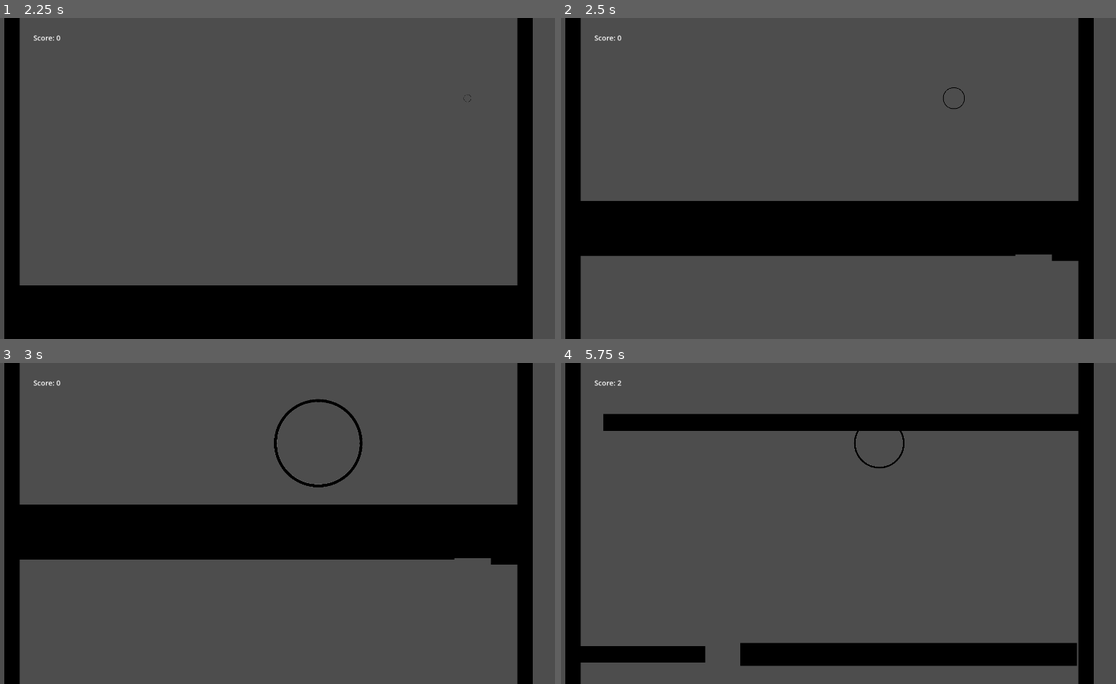
Above: before the commit, frames 1-4 (two rows, left to right).
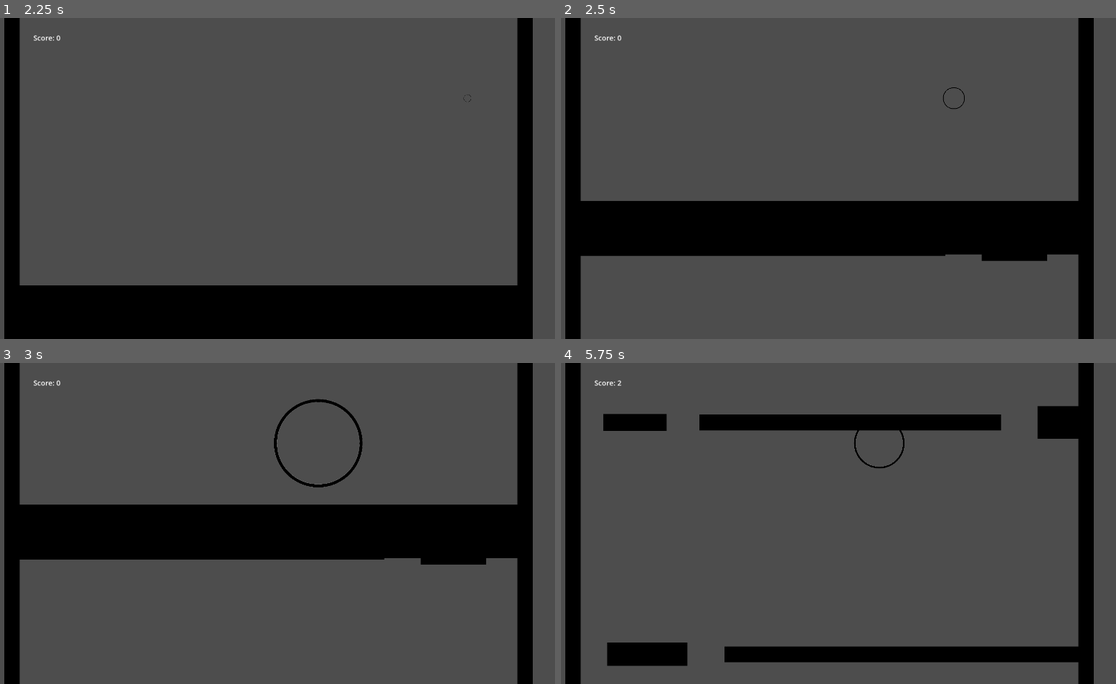
Above: after the commit, the same moments.

Repository: kylietmo/gmtk-2024-game
Game: Godot game, scene res://menus/start_screen/start_screen.tscn
Same seed, same stepped clock (60 frames per second), same inputs: the game is played once before the commit and once after it. Sound files missing from this copy of the repository are replaced by a short silence.
Inputs:
- Up to frame 1 (2.25 s): click "Start" at 0.5 s; tap Enter at 1.25 s; hold D (right) 1.28-2.03 s; tap 3 (size_large) at 1.35 s; hold A (left) from 2.03 s (still down); tap 1 (size_small) at 2.1 s
- Up to frame 2 (2.5 s): keep holding A (left)
- Up to frame 3 (3 s): release A (left) at 2.78 s; hold D (right) from 2.78 s (still down); tap 3 (size_large) at 2.85 s
- Up to frame 4 (5.75 s): tap 1 (size_small) at 3.6, 5.1 s; release D (right) at 4.28 s; hold A (left) from 4.28 s (still down); tap 3 (size_large) at 4.35 s

Frame 1 is identical in both runs. In frame 2, 0.3% of the frame differs, in the area x 69-94%, y 73-76%; in frame 3, 0.3%; in frame 4, 3.8%, in the area x 3-94%, y 13-95%.

Commit message:
Adjust min platform size to be higher.

Diff:
--- a/src/game.gd
+++ b/src/game.gd
@@ -6,7 +6,7 @@
 @export var MAX_GAP_SIZE = 150
 @export var MIN_NUM_GAPS = 1
 @export var MAX_NUM_GAPS = 4
-@export var MIN_OBSTACLE_WIDTH = 100
+@export var MIN_OBSTACLE_WIDTH = 200
 @export var MAX_OBSTACLE_WIDTH = 300
 @export var MIN_OBSTACLE_HEIGHT = 50
 @export var MAX_OBSTACLE_HEIGHT = 150
